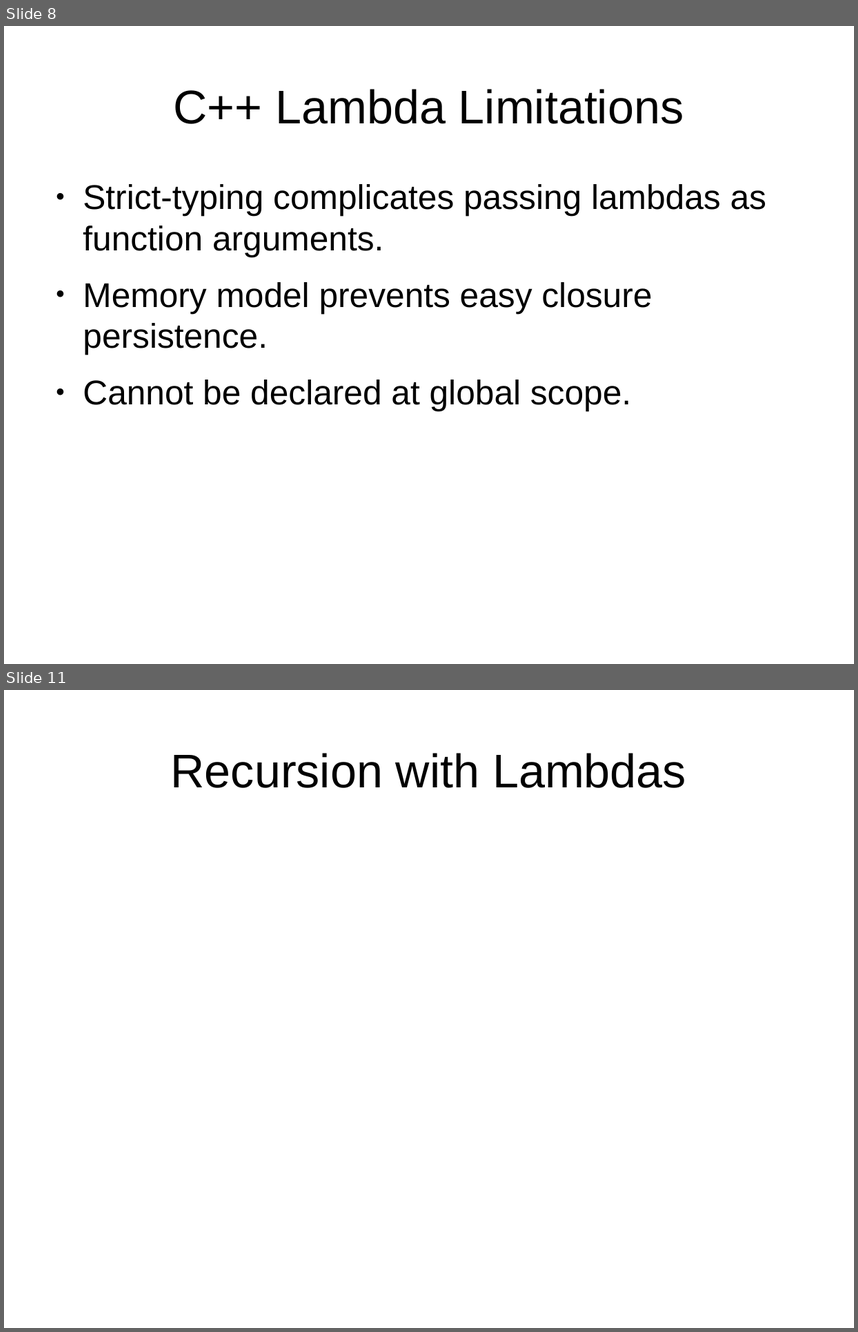
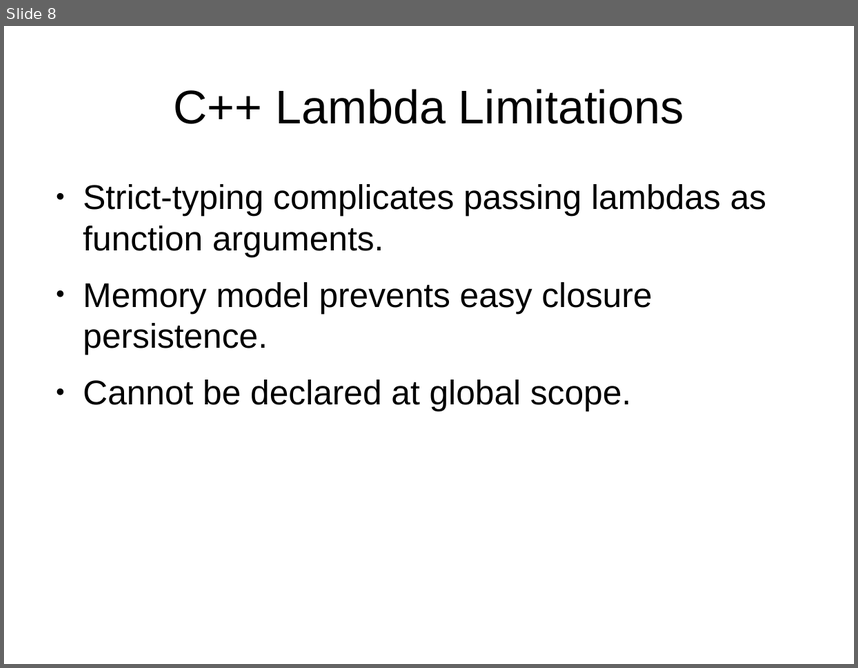
Before and after one commit to cjungmann/lambda_talk, a slide deck: lambda.odp. Shown one above the other, each under a label of ours: slides 8 and 11 before the commit, slide 8 after it; the slides between them are not shown. The pictures are 858x1332 and 858x668 pixels, drawn with LibreOffice and Linux fonts; fonts in the diff are those of the drawing. Boxes give left, top, right and bottom in pixels: in the first picture for what was removed or moved away, otherwise in the second. Text is boxed around its words. In the diff, an @@ line names an element or a change of style, - is before the commit and + after.

```diff
--- a/lambda.odp
+++ b/lambda.odp
@@ slide 11 removed at (4, 690, 854, 1328), background #FFFFFF @@
@@ title removed at (171, 753, 686, 788) @@
-Recursion with Lambdas
```
Also in this commit, not shown: 6 slides changed, 4 slides added.
